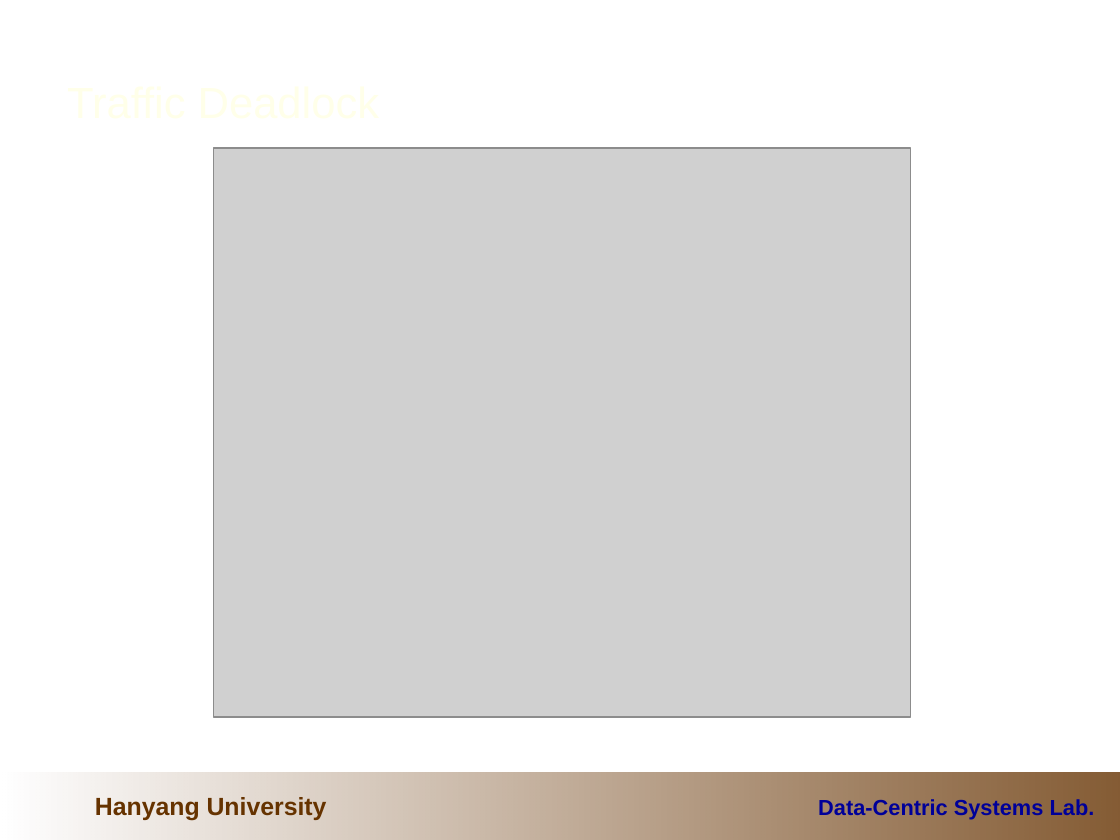
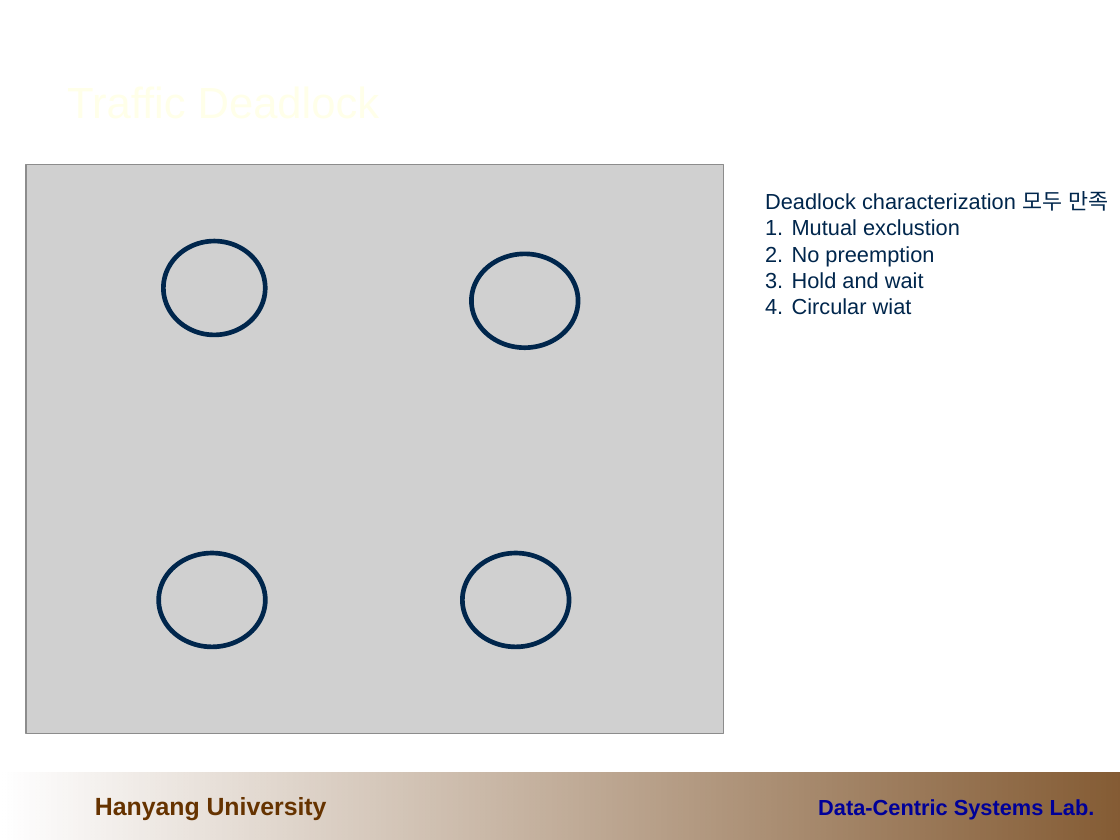
Before and after one commit to cocojk/major, a slide deck: slide 6 of os/이론/6.Deadlocks.ppt. Drawn at 1120x840 pixels with LibreOffice and Linux fonts; fonts in the diff are those of the drawing; grey boxes stand for pictures; background and template pictures are left out. Boxes give left, top, right and bottom in pixels: in the first picture for what was removed or moved away, otherwise in the second. Text is boxed around its words. In the diff, an @@ line names an element or a change of style, - is before the commit and + after.

```diff
--- a/os/이론/6.Deadlocks.ppt
+++ b/os/이론/6.Deadlocks.ppt
@@ picture moved from (x1=213, y1=148, x2=911, y2=717) to (x1=26, y1=165, x2=724, y2=734) @@
@@ text added at (x1=765, y1=191, x2=1109, y2=315), 14 pt, text #00264C @@
+Deadlock characterization 모두 만족
+1. Mutual exclustion
+2. No preemption
+3. Hold and wait
+4. Circular wiat
@@ group added at (x1=159, y1=241, x2=578, y2=647): 4 ellipses @@
```
Also in this commit, not shown: 10 other slides changed, 9 other files.
